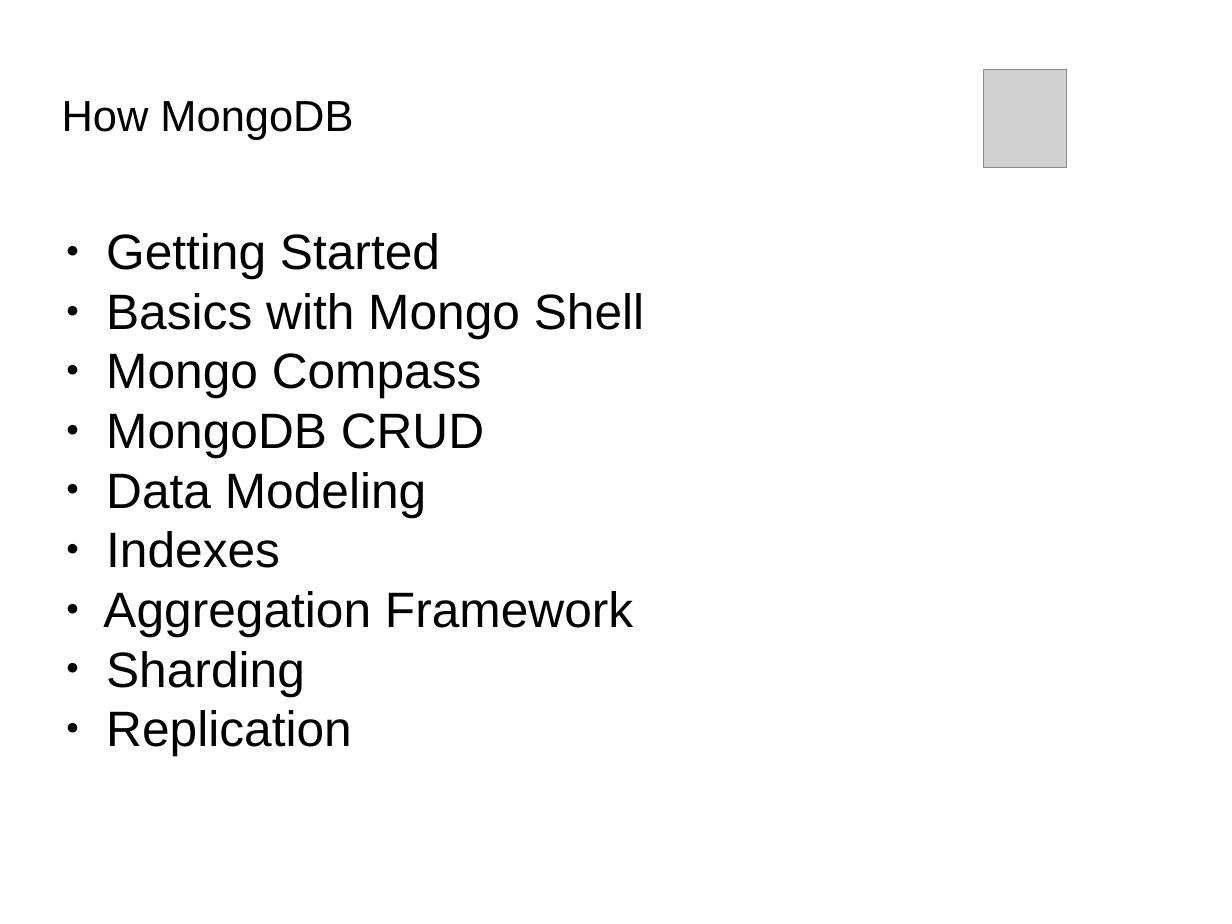
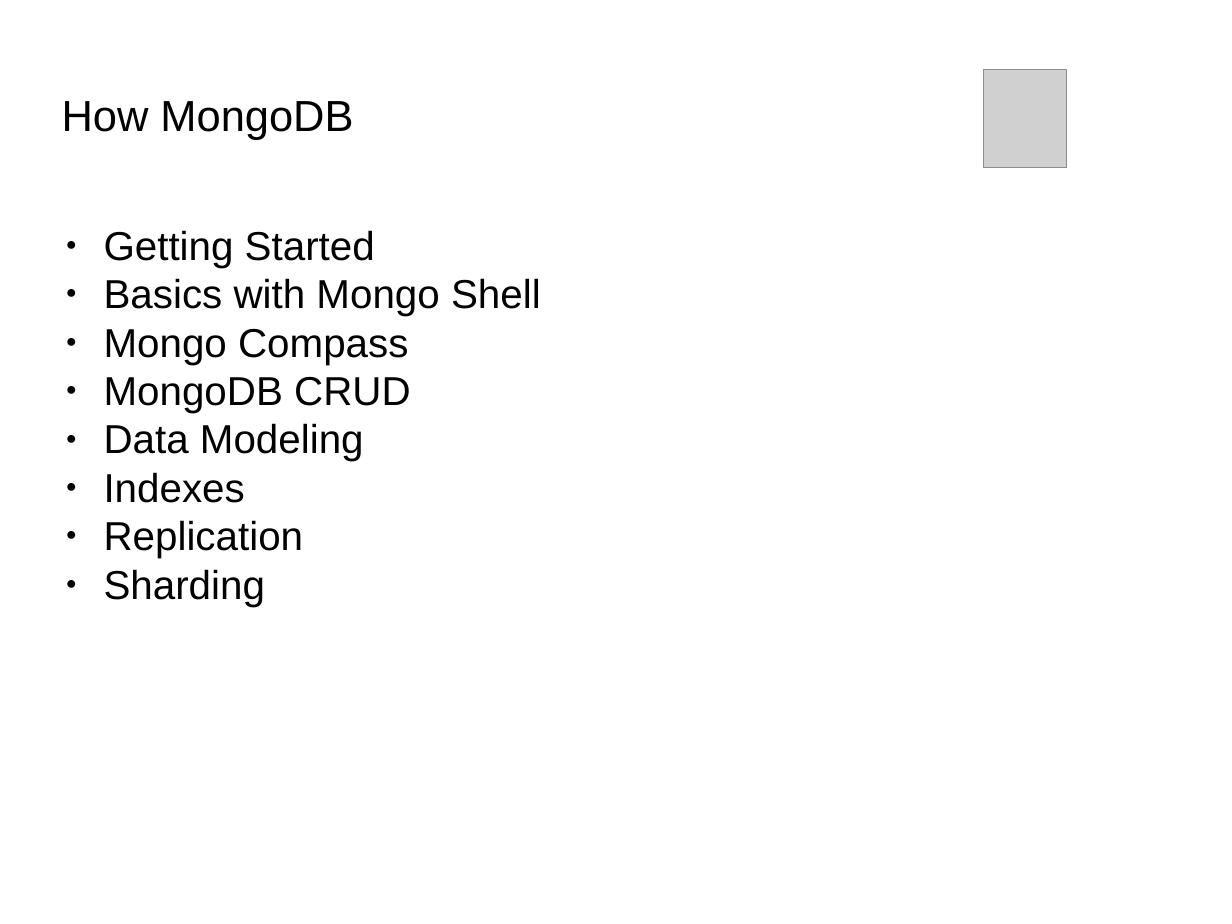
Before and after one commit to Bhakti/mongo_session, a slide deck: slide 11 of MongoDB_Session.odp (slide 9 before the commit). Drawn at 1232x924 pixels with LibreOffice and Linux fonts; fonts in the diff are those of the drawing; grey boxes stand for pictures; background and template pictures are left out. Boxes give left, top, right and bottom in pixels: in the first picture for what was removed or moved away, otherwise in the second. Text is boxed around its words. In the diff, an @@ line names an element or a change of style, - is before the commit and + after.

```diff
--- a/MongoDB_Session.odp
+++ b/MongoDB_Session.odp
@@ subtitle at box(104, 230, 541, 607): size 32 to 26 pt in "Getting Started", "Basics with Mongo Shell", "Mongo Compass", "MongoDB CRUD" and 3 more places @@
@@ subtitle at box(104, 520, 304, 558): text changed; size 32 to 26 pt @@
-● Aggregation Framework
+● Replication
@@ subtitle at box(106, 710, 352, 756): paragraph removed @@
-● Replication
```
Also in this commit, not shown: 11 other slides changed, 8 slides added, 1 slide removed, 5 other files.
